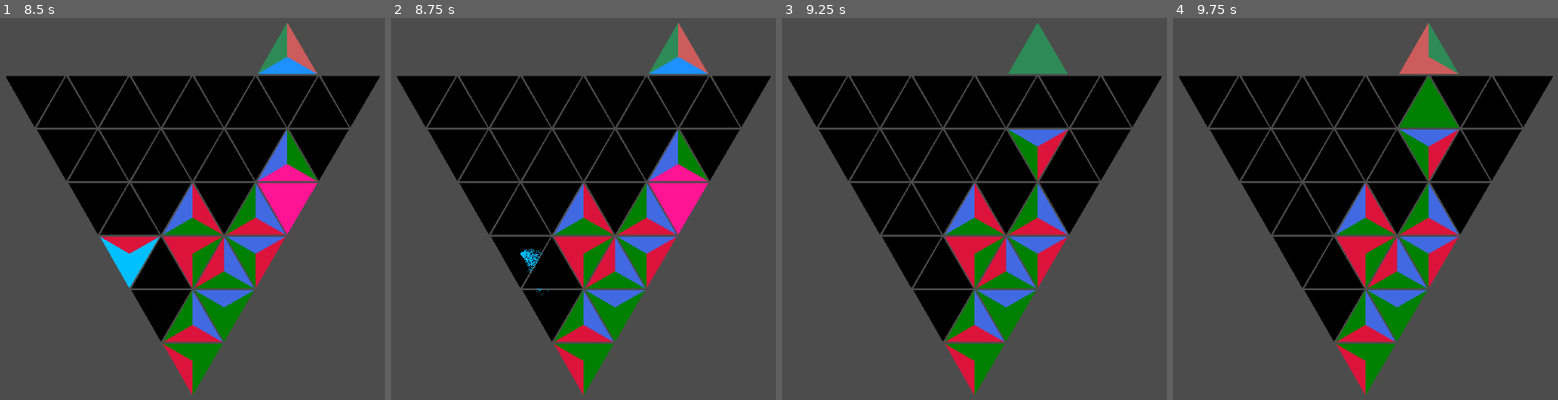
Above: before the commit, frames 1-4 (left to right).
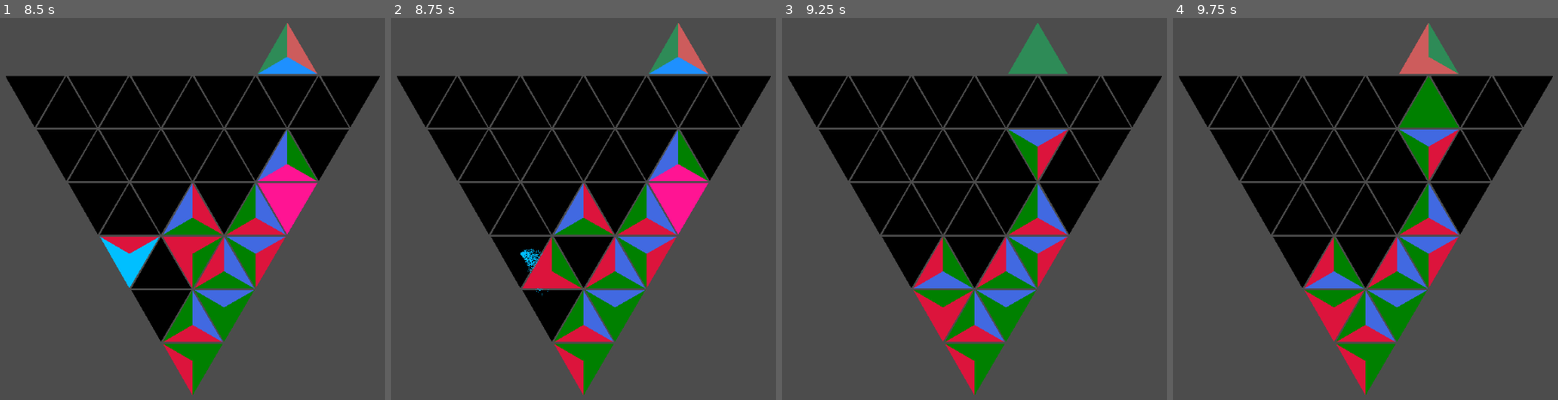
Above: after the commit, the same moments.

Repository: BoatsandJoes/tri-twist
Game: Godot game, scene res://scenes/Main.tscn
Two runs of this game, one before a commit and one after it. Both use one fixed random seed, a clock stepped at 60 frames per second and the inputs below.
Inputs (mouse positions are in pixels of both pictures, inside the frame that each line leads up to):
- Up to frame 1 (8.5 s): tap Enter (ui_accept) at 0.5, 0.77, 1.52, 2.75, 3.02, 3.77, 4.52, 5.75, 6.02, 6.77, 7.52 s; move the mouse to (161, 342) at 0.52 s; hold Right (ui_right) 0.53-1.28 s; click (161, 342) at 0.67 s; move the mouse to (130, 289) at 1.27 s; hold Down (ui_down) 1.28-2.03 s; click (130, 289) at 1.42 s; move the mouse to (161, 342) at 2.02 s; hold Right (ui_right) 2.03-2.78 s; click (161, 342) at 2.17 s; move the mouse to (196, 289) at 2.77 s; hold Up (ui_up) 2.78-3.53 s; click (196, 289) at 2.92 s; move the mouse to (100, 235) at 3.52 s; hold Left (ui_left) 3.53-5.03 s; click (100, 235) at 3.67 s; move the mouse to (130, 289) at 4.27 s; click (130, 289) at 4.42 s; move the mouse to (161, 235) at 5.02 s; hold Down (ui_down) 5.03-5.78 s; click (161, 235) at 5.17 s; move the mouse to (196, 289) at 5.77 s; hold Right (ui_right) 5.78-6.53 s; click (196, 289) at 5.92 s; move the mouse to (227, 235) at 6.52 s; hold Up (ui_up) 6.53-7.28 s; click (227, 235) at 6.67 s; move the mouse to (69, 182) at 7.27 s; hold Right (ui_right) 7.28-8.03 s; click (69, 182) at 7.42 s; move the mouse to (100, 235) at 8.02 s; hold Down (ui_down) from 8.03 s (still down); click (100, 235) at 8.17 s
- Up to frame 2 (8.75 s): keep holding Down (ui_down)
- Up to frame 3 (9.25 s): move the mouse to (912, 182) at 8.77 s; release Down (ui_down) at 8.78 s; hold Left (ui_left) from 8.78 s (still down); click (912, 182) at 8.92 s; tap Enter (ui_accept) at 9.02 s
- Up to frame 4 (9.75 s): move the mouse to (outside the picture) at 9.52 s; release Left (ui_left) at 9.53 s; hold Up (ui_up) from 9.53 s (still down); click (outside the picture) at 9.67 s

Frame 1 is identical in both runs. In frame 2, 2.2% of the frame differs, in the area x 34-58%, y 57-71%; in frame 3, 4.3%, in the area x 34-58%, y 43-85%; in frame 4, 4.3%.

Commit message:
Fix tumbling bug when double clear next to balancing piece on the left.

Diff:
--- a/scenes/TriangleCell.gd
+++ b/scenes/TriangleCell.gd
@@ -173,13 +173,31 @@
 			fill_randomly()
 		# Check to see if any neighbors should enter falling state.
 		if !pointFacingUp:
-			# We only have to check above.
+			# Primarily, we have to check above.
 			var neighbor = get_parent().get_neighbor(rowIndex, columnIndex, Direction.VERTICAL)
 			if neighbor != null:
 				neighbor.enter_falling_state(neighbor.tumbleDirection)
+			# We also have to check our left/right neighbors, and if they're empty, our neighbors' neighbor should consider falling.
+			var leftNeighbor = get_parent().get_neighbor(rowIndex, columnIndex, Direction.LEFT)
+			if leftNeighbor != null && leftNeighbor.is_empty():
+				var neighborsNeighbor = get_parent().get_neighbor(leftNeighbor.rowIndex, leftNeighbor.columnIndex, Direction.LEFT)
+				if neighborsNeighbor != null:
+					# This is just getting silly
+					var neighborsNeighborsNeighbor = get_parent().get_neighbor(neighborsNeighbor.rowIndex,
+					neighborsNeighbor.columnIndex, Direction.LEFT)
+					if neighborsNeighborsNeighbor == null || !neighborsNeighborsNeighbor.is_empty():
+						neighborsNeighbor.enter_falling_state(Direction.RIGHT)
+			var rightNeighbor = get_parent().get_neighbor(rowIndex, columnIndex, Direction.RIGHT)
+			if rightNeighbor != null && rightNeighbor.is_empty():
+				var neighborsNeighbor = get_parent().get_neighbor(rightNeighbor.rowIndex, rightNeighbor.columnIndex, Direction.RIGHT)
+				if neighborsNeighbor != null:
+					# This is just getting silly
+					var neighborsNeighborsNeighbor = get_parent().get_neighbor(neighborsNeighbor.rowIndex,
+					neighborsNeighbor.columnIndex, Direction.RIGHT)
+					if neighborsNeighborsNeighbor == null || !neighborsNeighborsNeighbor.is_empty():
+						neighborsNeighbor.enter_falling_state(Direction.LEFT)
 		else:
 			# If left and right are both empty or both full, they shouldn't move.
-			# TODO bug where our neighbor is clearing with us, but technically it's still there :(
 			var leftNeighbor = get_parent().get_neighbor(rowIndex, columnIndex, Direction.LEFT)
 			var rightNeighbor = get_parent().get_neighbor(rowIndex, columnIndex, Direction.RIGHT)
 			var leftNeighborFilled = leftNeighbor == null || !leftNeighbor.is_empty()
@@ -268,7 +286,6 @@
 		if !is_marked_for_clear():
 			# Remove highlight
 			update_colors_visually()
-
 
 func _on_ClearTimer_timeout():
 	# visual effect
Not shown, changed: README.md
